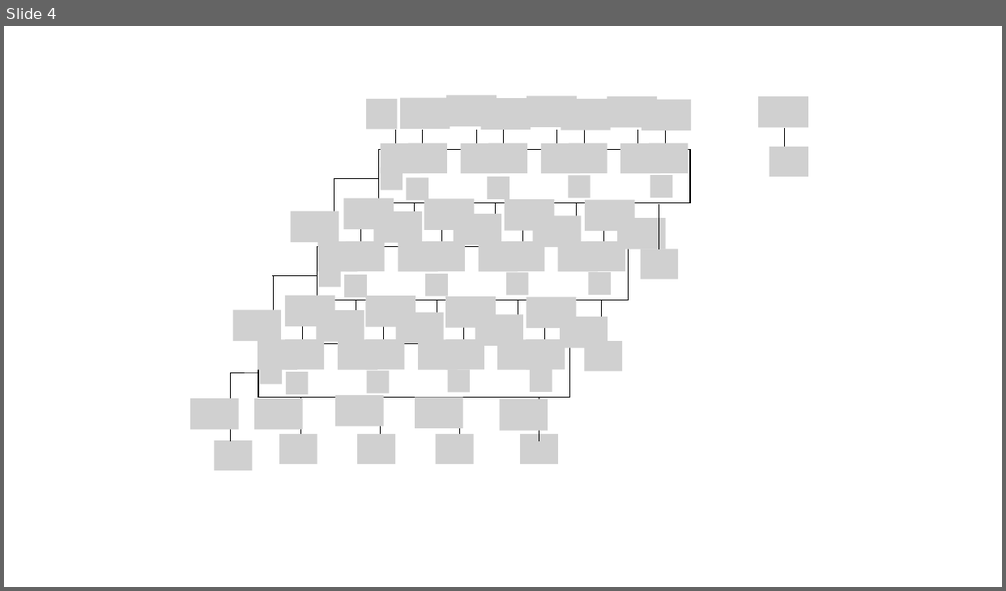
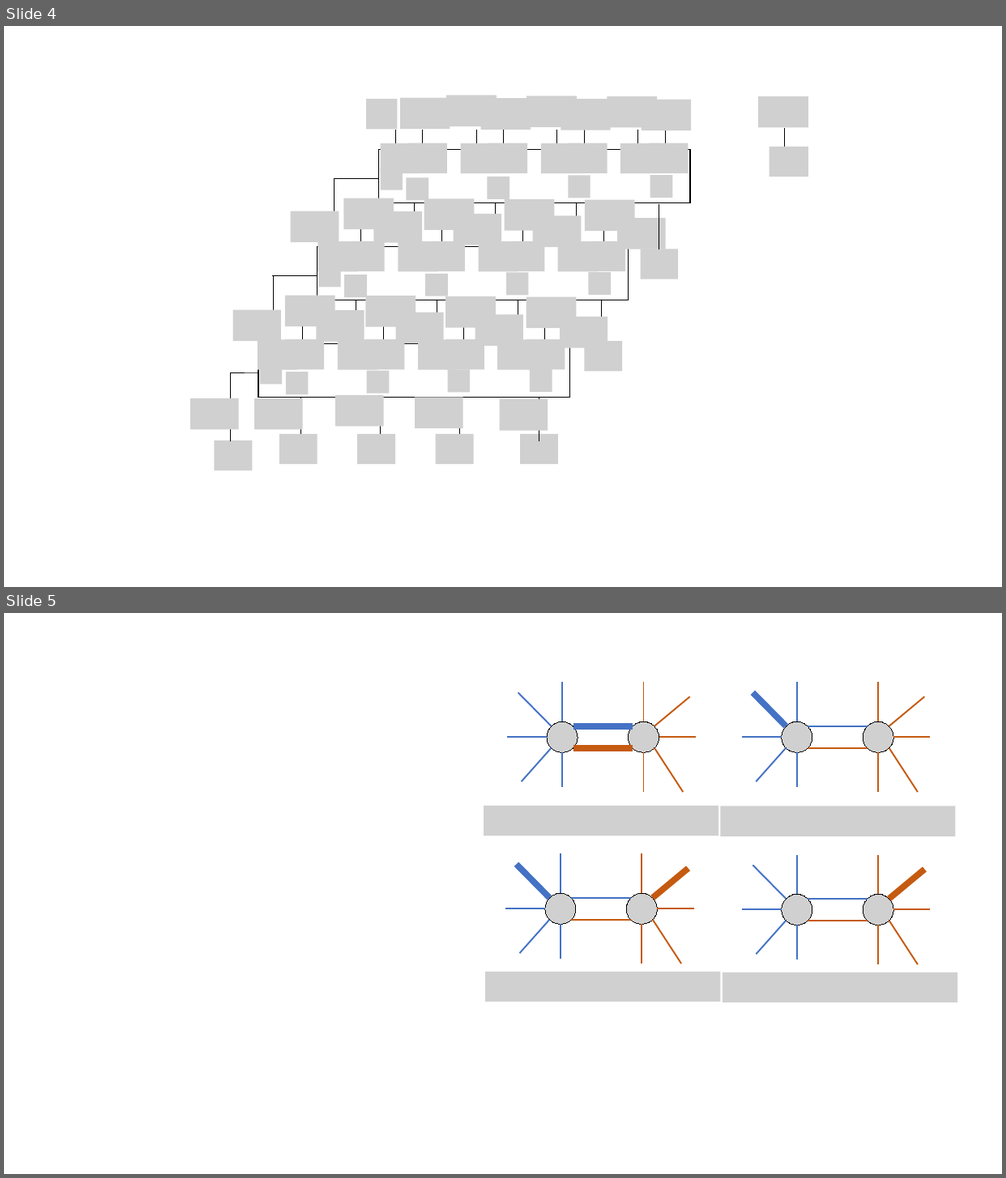
Before and after one commit to nakanocs/qbpp, a slide deck: docs/images/QUBO++images.pptx. Shown one above the other, each under a label of ours: slide 4 before the commit, slides 4 and 5 after it. The pictures are 1006x591 and 1006x1178 pixels, drawn with LibreOffice and Linux fonts; fonts in the diff are those of the drawing; grey boxes stand for pictures. Boxes give left, top, right and bottom in pixels: in the first picture for what was removed or moved away, otherwise in the second. Text is boxed around its words. In the diff, an @@ line names an element or a change of style, - is before the commit and + after.

```diff
--- a/docs/images/QUBO++images.pptx
+++ b/docs/images/QUBO++images.pptx
@@ slide 5 added at bbox=[4, 613, 1002, 1174], background #FFFFFF @@
@@ group added at bbox=[507, 682, 696, 792]: 12 lines, 2 pictures @@
@@ group added at bbox=[742, 682, 930, 792]: 12 lines, 2 pictures @@
@@ picture added at bbox=[484, 806, 719, 835] @@
@@ picture added at bbox=[720, 806, 956, 836] @@
@@ group added at bbox=[505, 854, 694, 964]: 12 lines, 2 pictures @@
@@ group added at bbox=[742, 855, 930, 965]: 12 lines, 2 pictures @@
@@ picture added at bbox=[485, 972, 720, 1002] @@
@@ picture added at bbox=[722, 973, 957, 1003] @@
```
Also in this commit, not shown: 1 slide removed, 1 other file.
